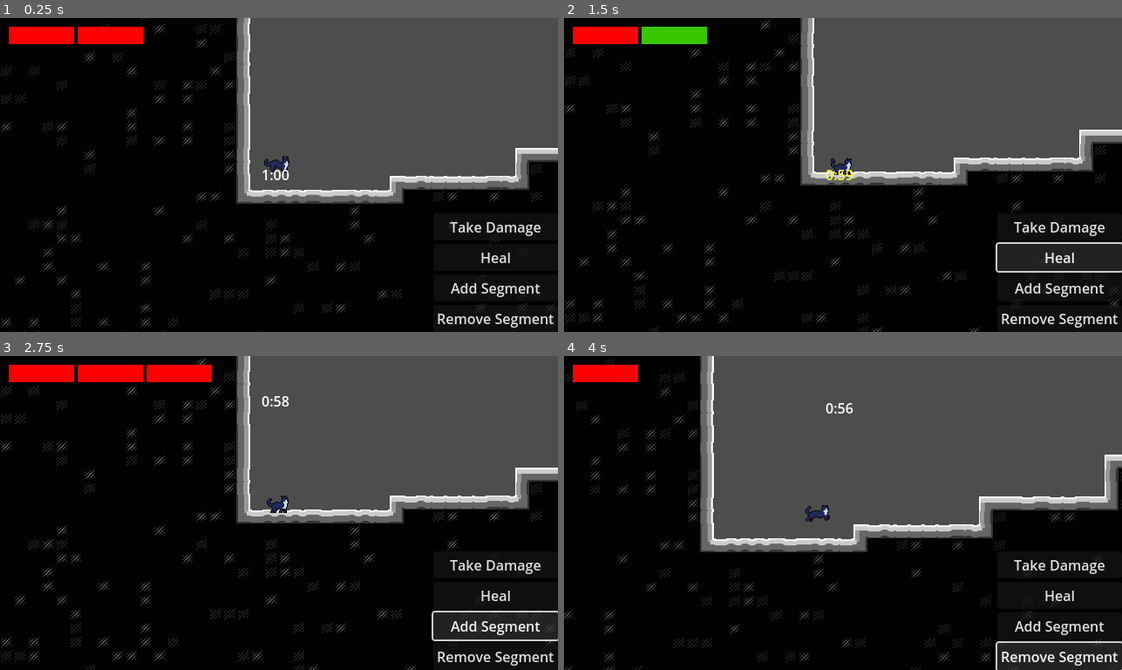
Above: before the commit, frames 1-4 (two rows, left to right).
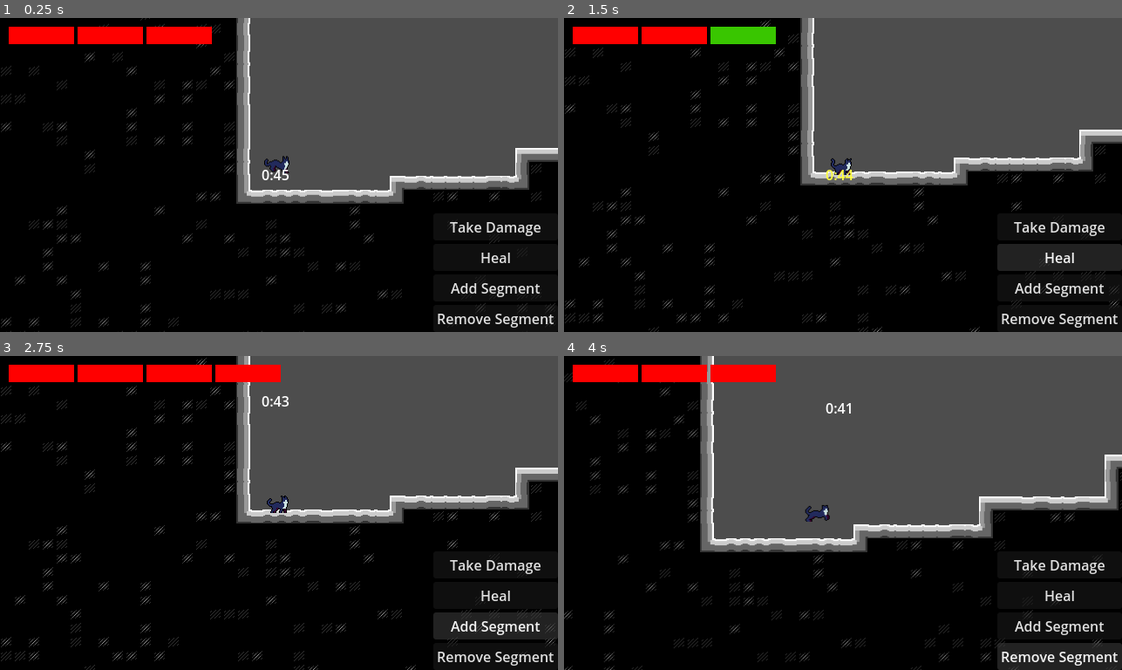
Above: after the commit, the same moments.

Repository: EmperorCookie/groundhogvania
Game: Godot game, scene res://levels/prototype/prototype_level.tscn
Same seed, same stepped clock (60 frames per second), same inputs: the game is played once before the commit and once after it. This scene is started directly instead of the project's main scene.
Inputs:
- Up to frame 1 (0.25 s): no input
- Up to frame 2 (1.5 s): click "Take Damage" at 0.5 s; click "Heal" at 1.25 s
- Up to frame 3 (2.75 s): click "Add Segment" at 2 s
- Up to frame 4 (4 s): click "Remove Segment" at 2.75 s; hold Right (player_right) from 3.53 s (still down); tap Shift (player_dash) at 3.6 s; tap Space (player_jump) at 3.77 s

The runs differ from the first frame. In frame 1, 0.7% of the frame differs, in the area x 26-52%, y 2-52%; in frame 2, 1.6%, in the area x 13-100%, y 2-82%; in frame 3, 1.0%; in frame 4, 1.5%.

Commit message:
Sync HUD with player stats and add HP methods
Player HUD now initializes HP and timer values from the Player node, ensuring consistency between UI and player state. Added player_take_damage and player_heal methods to player.gd, which update both the player's stats and the HUD. Developer buttons in the HUD now call these player methods instead of directly modifying HUD values.

Diff:
--- a/menu/player_hud.gd
+++ b/menu/player_hud.gd
@@ -1,13 +1,13 @@
 extends CanvasLayer
 
 # Timer variables
-var seconds: int = 60  # 1 minute in seconds
+var seconds: int = 0  # Will be set from player's starting_time
 var timer: Timer
 @onready var restart_timer_label: Label = $Control/BoxContainer/restart_timer
 
 # HP system variables
-var hp: int = 2  # Hard coded current HP value
-var max_hp: int = 2  # Maximum HP segments
+var hp: int = 0  # Will be set from player's current_hp
+var max_hp: int = 0  # Will be set from player's max_hp
 @onready var hp_container: HBoxContainer = $Control/HPContainer
 var hp_segments: Array[ColorRect] = []
 var hp_shadows: Array[ColorRect] = []  # Shadow/silhouette segments
@@ -23,6 +23,9 @@
 @onready var remove_segment_btn: Button = $Control/DevButtons/RemoveSegmentBtn
 
 func _ready():
+	# Initialize values from player
+	initialize_from_player()
+
 	# Initialize HP system
 	setup_hp_system()
 
@@ -41,6 +44,23 @@
 
 	# Display initial time on label
 	update_timer_display()
+
+func initialize_from_player():
+	# Get reference to the player node (direct sibling reference)
+	var player = get_node("../Player")
+
+	if player:
+		# Pull values from player
+		max_hp = player.max_hp
+		hp = player.current_hp
+		seconds = player.starting_time
+		print("Initialized HUD from player - HP: ", hp, "/", max_hp, " Time: ", seconds, "s")
+	else:
+		# Fallback values if player not found
+		max_hp = 3
+		hp = 3
+		seconds = 45
+		print("Player not found, using fallback values - HP: ", hp, "/", max_hp, " Time: ", seconds, "s")
 
 func setup_timer_intro():
 	# Get the timer container (BoxContainer)
@@ -275,15 +295,23 @@
 
 # Developer button handlers
 func _on_take_damage_pressed():
-	take_damage(1)
+	var player = get_node("../Player")
+	player.player_take_damage()
 
 func _on_heal_pressed():
-	heal(1)
+	var player = get_node("../Player")
+	player.player_heal()
 
 func _on_add_segment_pressed():
+	var player = get_node("../Player")
+	player.max_hp += 1
+	player.current_hp += 1
 	add_hp_segment()
 
 func _on_remove_segment_pressed():
+	var player = get_node("../Player")
+	player.max_hp -= 1
+	player.current_hp -= 1
 	remove_hp_segment()
 
 func _on_timer_timeout():
--- a/menu/player_hud.tscn
+++ b/menu/player_hud.tscn
@@ -62,16 +62,20 @@
 
 [node name="TakeDamageBtn" type="Button" parent="Control/DevButtons"]
 layout_mode = 2
+focus_mode = 0
 text = "Take Damage"
 
 [node name="HealBtn" type="Button" parent="Control/DevButtons"]
 layout_mode = 2
+focus_mode = 0
 text = "Heal"
 
 [node name="AddSegmentBtn" type="Button" parent="Control/DevButtons"]
 layout_mode = 2
+focus_mode = 0
 text = "Add Segment"
 
 [node name="RemoveSegmentBtn" type="Button" parent="Control/DevButtons"]
 layout_mode = 2
+focus_mode = 0
 text = "Remove Segment"
--- a/player/player.gd
+++ b/player/player.gd
@@ -33,6 +33,18 @@
 @export var acceleration_air: float = 2
 @export var dash_speed: float = 14 * GRID
 @export var dash_duration: float = 0.3
+
+# Player stats
+@export var max_hp: int = 3
+@export var current_hp: int = 3
+@export var starting_time: int = 45 # In seconds
+
+# HUD reference
+var player_hud
+
+func _ready():
+	# Get reference to the PlayerHud (sibling node)
+	player_hud = get_node("../PlayerHud")
 
 # State
 var facing: float = 1
@@ -206,3 +218,18 @@
 				play_animation("jump_start", false)
 		if _velocity.y >= 0:
 			play_animation("jump_end", false)
+
+
+
+# Removes HP from the player and calls the player_hud.gd to update the display
+func player_take_damage():
+	current_hp = clamp(current_hp - 1, 0, max_hp)
+	player_hud.take_damage(1)
+	if current_hp == 0:
+		# Restart the current level
+		get_tree().reload_current_scene()
+
+# Adds HP to the player and calls the player_hud.gd to update the display
+func player_heal():
+	current_hp = clamp(current_hp + 1, 0, max_hp)
+	player_hud.heal(1)
